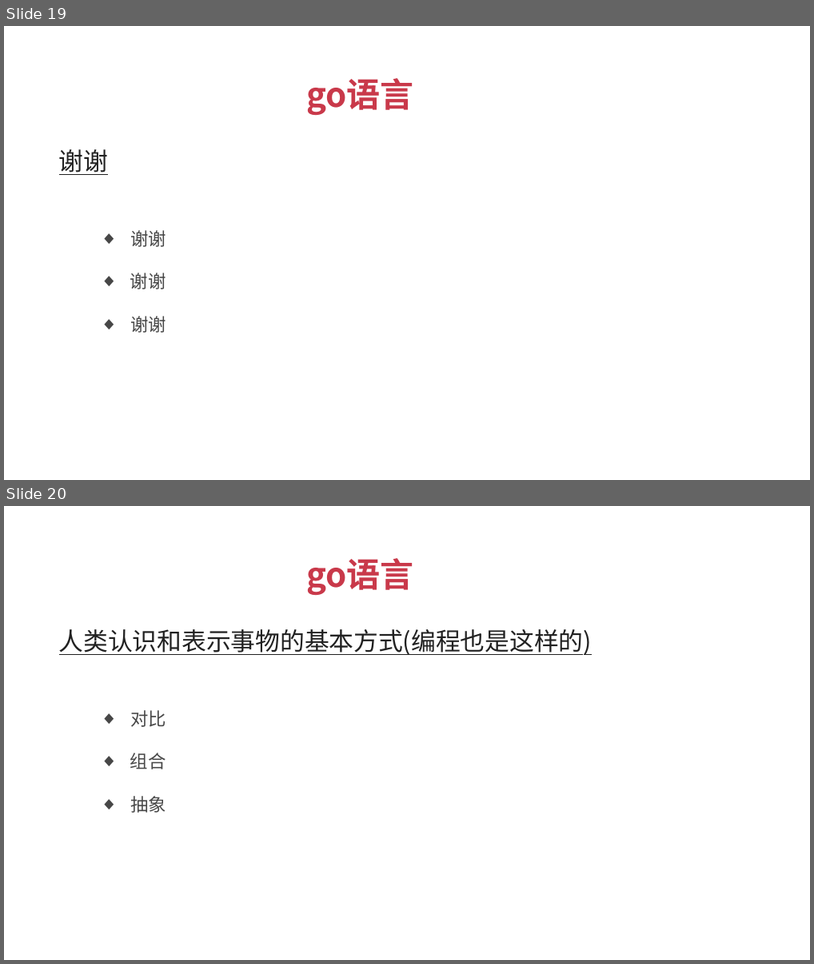
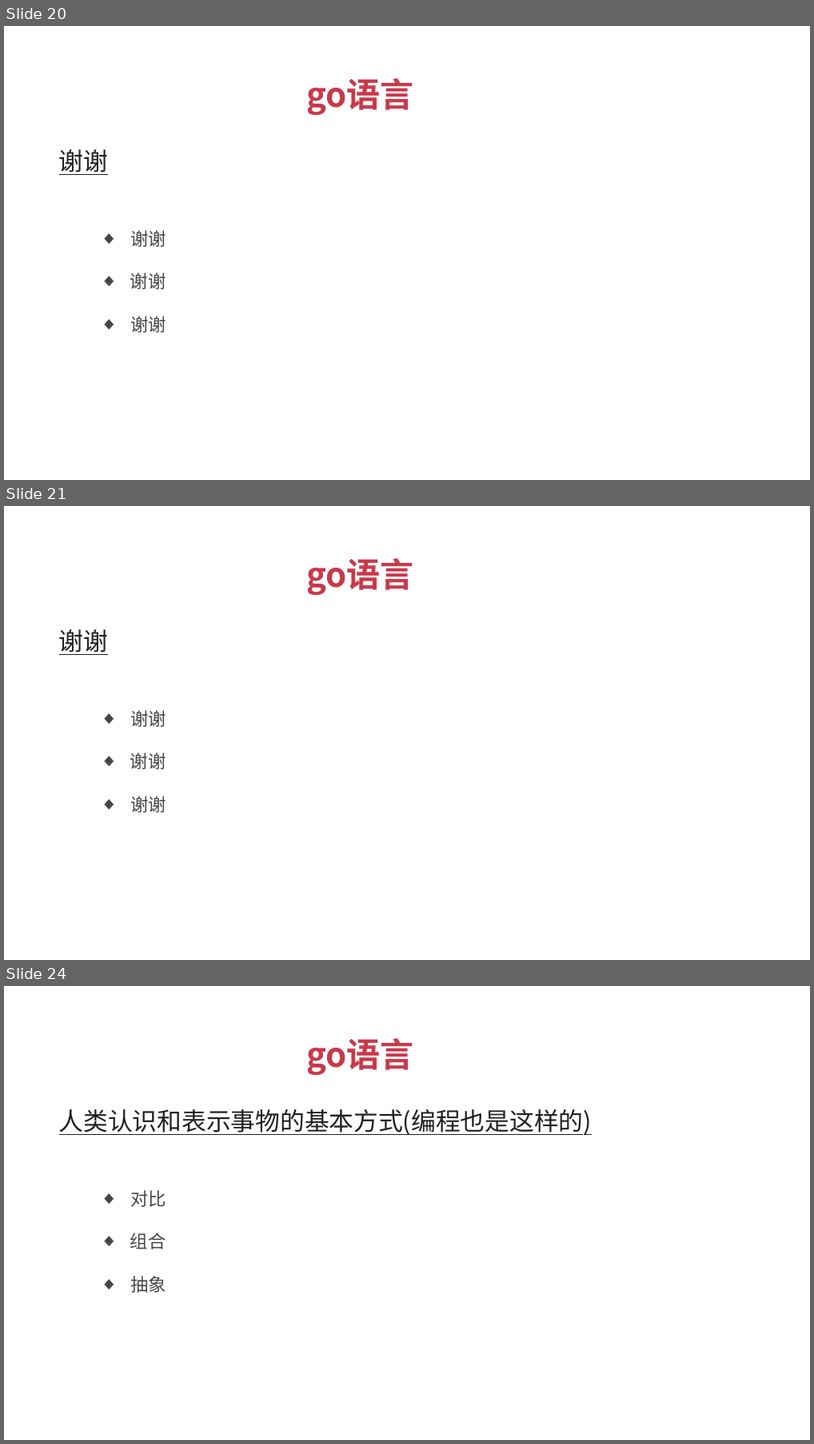
Before and after one commit to xuqiang76/golang, a slide deck: tuling/go语言_傻大猫.pptx. Shown one above the other, each under a label of ours: slides 19 and 20 before the commit, slides 20, 21 and 24 after it; the slides between them are not shown. The pictures are 814x964 and 814x1444 pixels, drawn with LibreOffice and Linux fonts; fonts in the diff are those of the drawing. Boxes give left, top, right and bottom in pixels: in the first picture for what was removed or moved away, otherwise in the second. Text is boxed around its words. In the diff, an @@ line names an element or a change of style, - is before the commit and + after.

```diff
--- a/tuling/go语言_傻大猫.pptx
+++ b/tuling/go语言_傻大猫.pptx
@@ slide 21 added at <box>4,506,810,960</box>, background #FFFFFF @@
@@ text added at <box>306,558,414,595</box>, 30 pt, text #C9394A, bold @@
+go语言
@@ text added at <box>59,629,108,655</box>, 22 pt, text #212121, bold, underline @@
+谢谢
@@ text added at <box>130,710,166,727</box>, 16 pt, text #474747 @@
+  ◆ 谢谢
@@ text added at <box>130,752,166,769</box>, 16 pt, text #474747 @@
+  ◆ 谢谢
@@ text added at <box>130,796,166,812</box>, 16 pt, text #474747 @@
+  ◆ 谢谢
@@ what was slide 19 is now slide 20 @@
@@ what was slide 20 is now slide 24 @@
```
Also in this commit, not shown: 3 slides changed, 3 other slides added, 2 other files.
